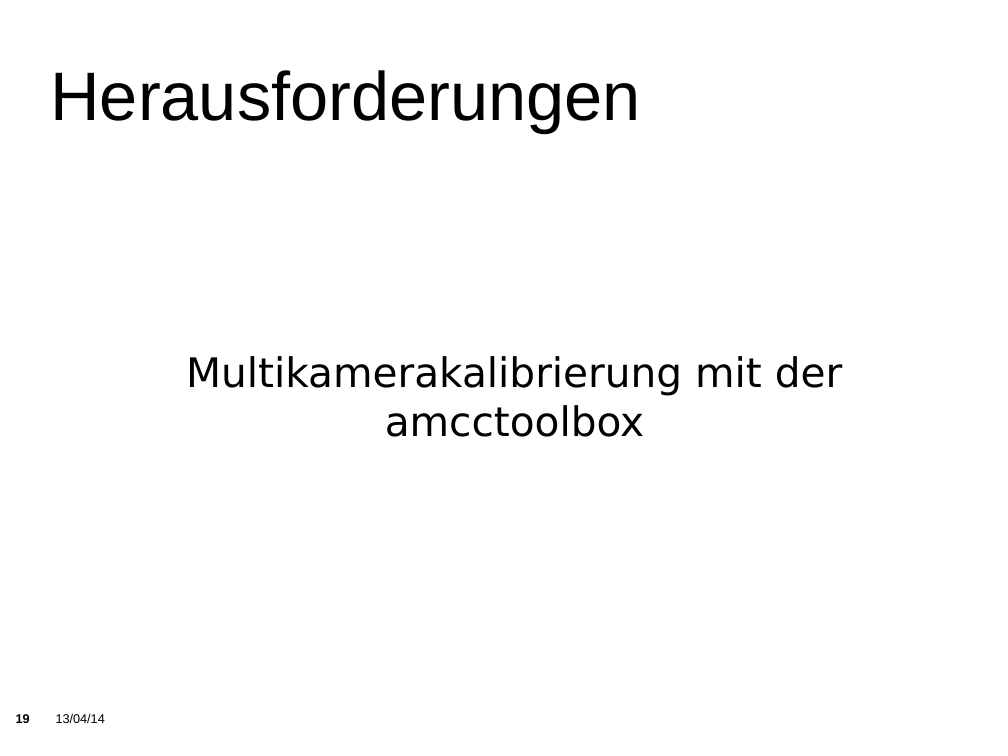
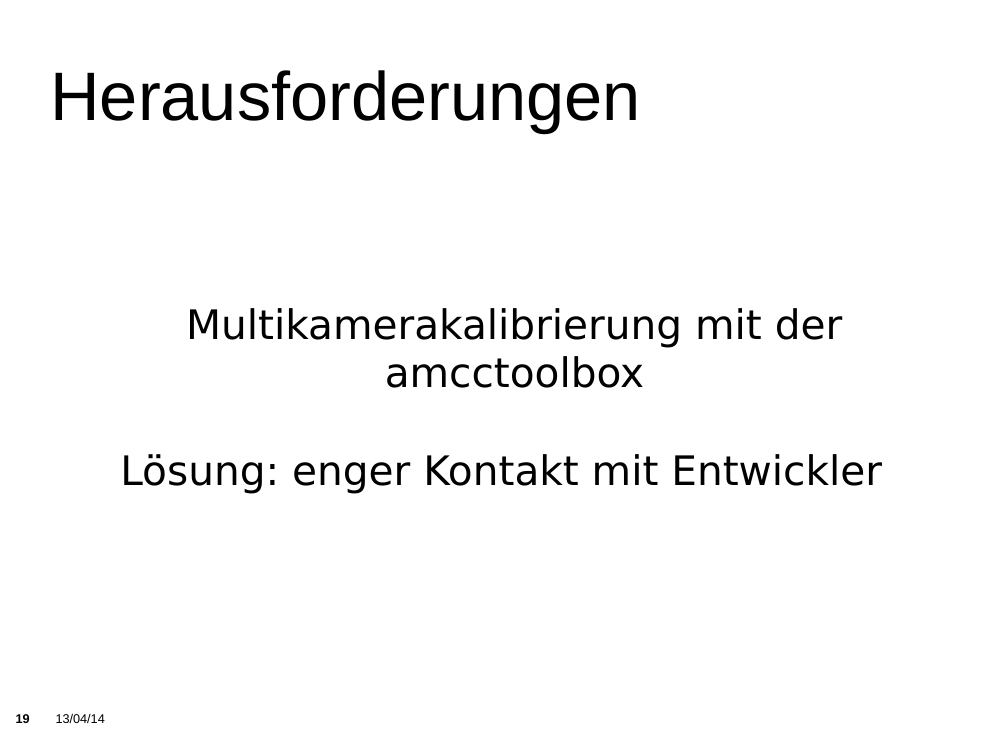
Before and after one commit to KITrokopter/Presentation, a slide deck: slide 19 of PresentationInTotal v0.1.odp. Drawn at 1008x756 pixels with LibreOffice and Linux fonts; fonts in the diff are those of the drawing; background and template pictures are left out. Boxes give left, top, right and bottom in pixels: in the first picture for what was removed or moved away, otherwise in the second. Text is boxed around its words. In the diff, an @@ line names an element or a change of style, - is before the commit and + after.

```diff
--- a/PresentationInTotal v0.1.odp
+++ b/PresentationInTotal v0.1.odp
@@ subtitle at (120, 454, 882, 494): paragraph added @@
+Lösung: enger Kontakt mit Entwickler
```
Also in this commit, not shown: 18 other slides changed, 9 slides added, 4 slides removed.
